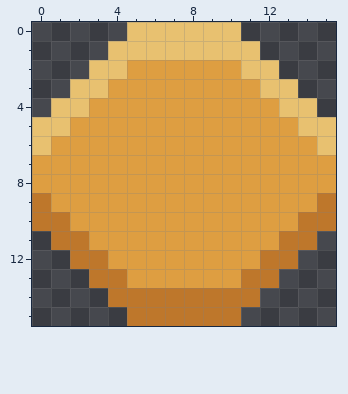
Edited in one commit: pixel-art file (Assets/Media/Prototypes/fire.aseprite). That is the earlier state.
16x16 pixels, 1 frame.
New version:
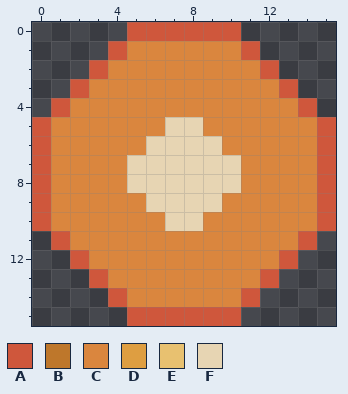
Palette (. is transparent): A #cf573c  B #be772b  C #da863e  D #de9e41  E #e8c170  F #e7d5b3
The edit:
@@ x 0..15 @@
- 0 .....EEEEEE.....
- 1 ....EEEEEEEE....
- 2 ...EEDDDDDDEE...
- 3 ..EEDDDDDDDDEE..
- 4 .EEDDDDDDDDDDEE.
- 5 EEDDDDDDDDDDDDEE
- 6 EDDDDDDDDDDDDDDE
- 7 DDDDDDDDDDDDDDDD
- 8 DDDDDDDDDDDDDDDD
- 9 BDDDDDDDDDDDDDDB
-10 BBDDDDDDDDDDDDBB
-11 .BBDDDDDDDDDDBB.
-12 ..BBDDDDDDDDBB..
-13 ...BBDDDDDDBB...
-14 ....BBBBBBBB....
-15 .....BBBBBB.....
+ 0 .....AAAAAA.....
+ 1 ....ACCCCCCA....
+ 2 ...ACCCCCCCCA...
+ 3 ..ACCCCCCCCCCA..
+ 4 .ACCCCCCCCCCCCA.
+ 5 ACCCCCCFFCCCCCCA
+ 6 ACCCCCFFFFCCCCCA
+ 7 ACCCCFFFFFFCCCCA
+ 8 ACCCCFFFFFFCCCCA
+ 9 ACCCCCFFFFCCCCCA
+10 ACCCCCCFFCCCCCCA
+11 .ACCCCCCCCCCCCA.
+12 ..ACCCCCCCCCCA..
+13 ...ACCCCCCCCA...
+14 ....ACCCCCCA....
+15 .....AAAAAA.....
Boxes around the changes in both pictures, in picture pixels (x1, y1, x2, y2):
changed: (32, 22, 336, 326)
